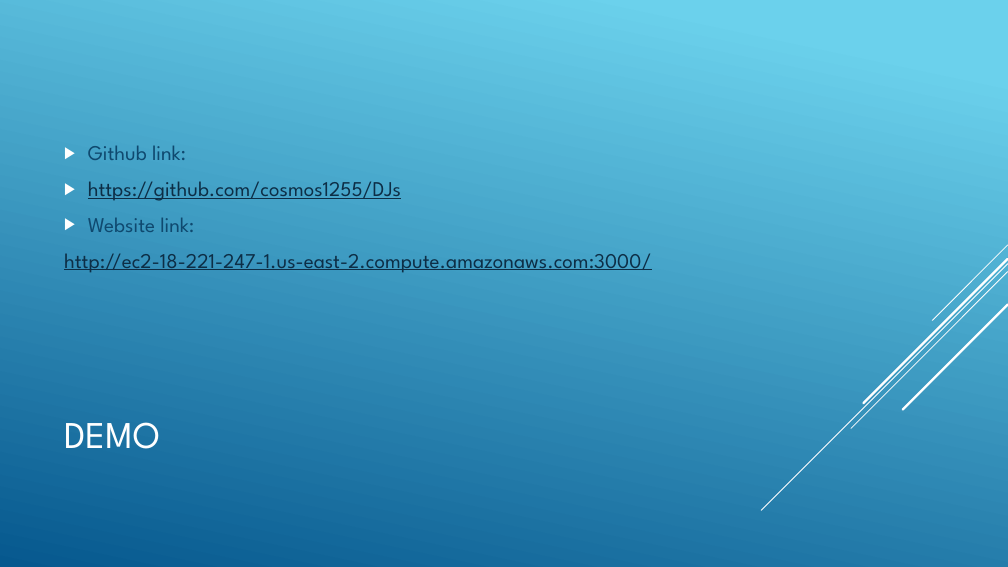
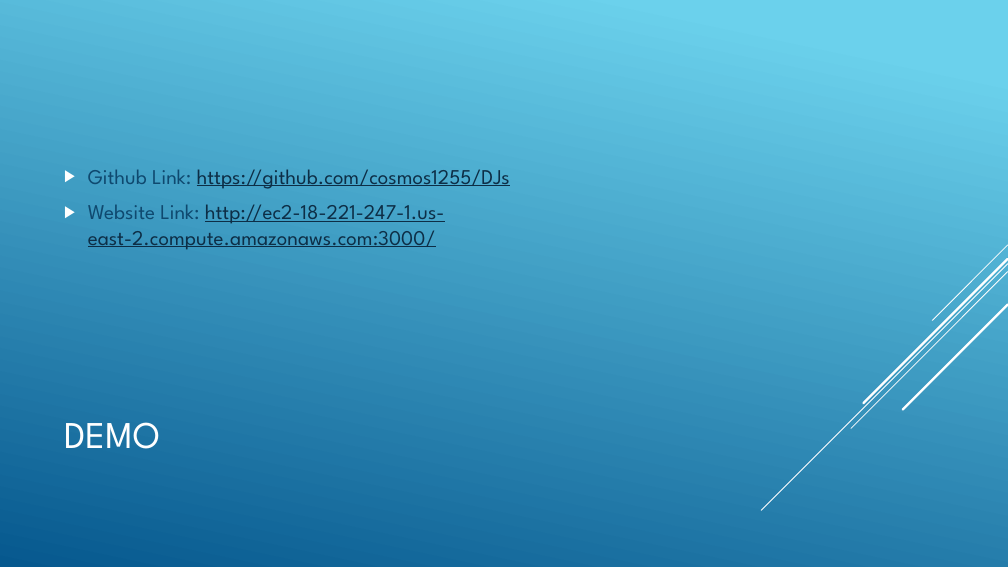
Before and after one commit to cosmos1255/DJs, a slide deck: slide 10 of Contact Manager.pptx. Drawn at 1008x567 pixels with LibreOffice and Linux fonts; fonts in the diff are those of the drawing. Boxes give left, top, right and bottom in pixels: in the first picture for what was removed or moved away, otherwise in the second. Text is boxed around its words. In the diff, an @@ line names an element or a change of style, - is before the commit and + after.

```diff
--- a/Contact Manager.pptx
+++ b/Contact Manager.pptx
@@ text at [88,169,510,250]: text changed @@
-▶ Github link:
-▶ https://github.com/cosmos1255/DJs
-▶ Website link:
-http://ec2-18-221-247-1.us-east-2.compute.amazonaws.com:3000/
+▶ Github Link: https://github.com/cosmos1255/DJs
+▶ Website Link: http://ec2-18-221-247-1.us-east-2.compute.amazonaws.com:3000/
```
Also in this commit, not shown: 1 other slide changed.
